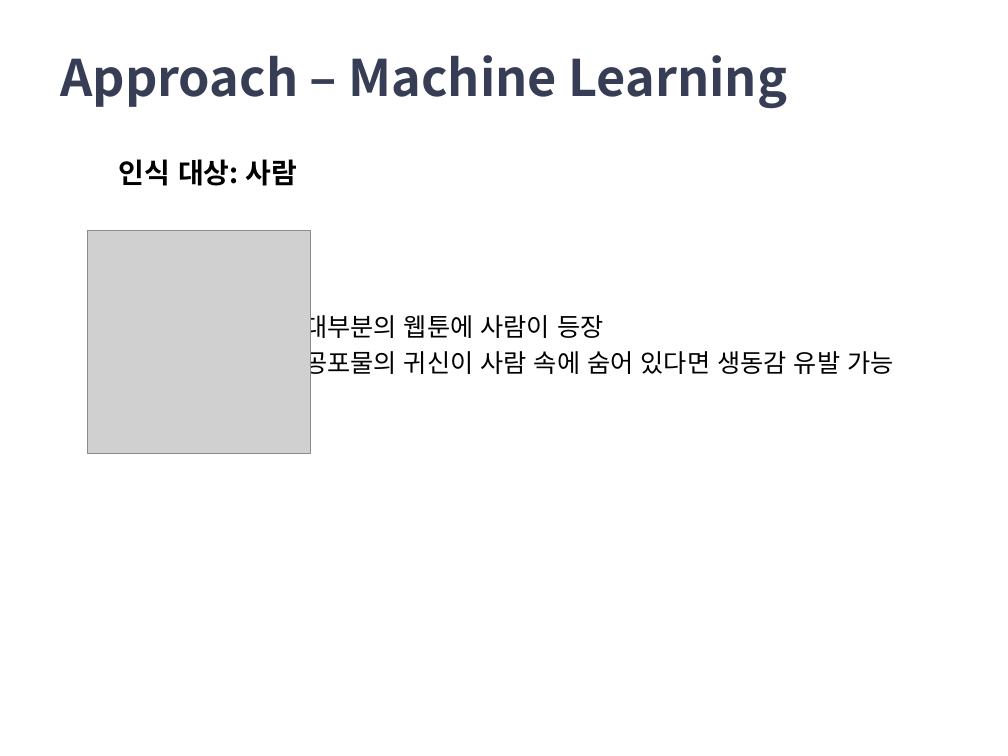
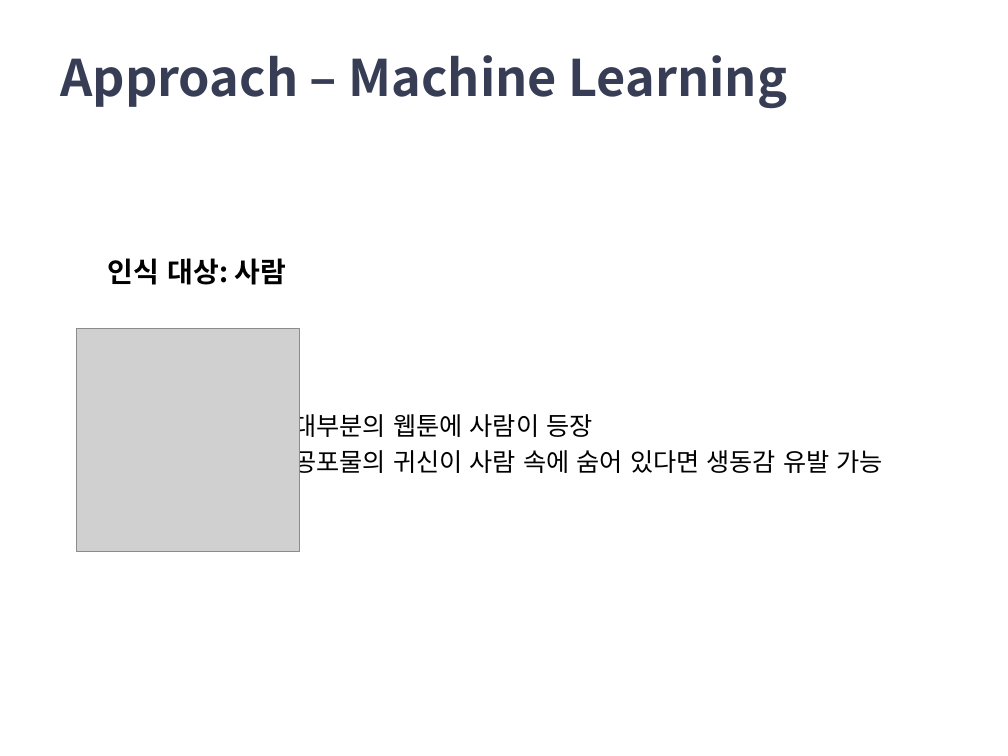
Before and after one commit to Jamjomjara/snu-artoon, a slide deck: slide 8 of artoon-spec.pptx (slide 7 before the commit). Drawn at 1008x756 pixels with LibreOffice and Linux fonts; fonts in the diff are those of the drawing; grey boxes stand for pictures. Boxes give left, top, right and bottom in pixels: in the first picture for what was removed or moved away, otherwise in the second. Text is boxed around its words. In the diff, an @@ line names an element or a change of style, - is before the commit and + after.

```diff
--- a/artoon-spec.pptx
+++ b/artoon-spec.pptx
@@ 2 texts, 1 picture: place and size @@
-2 texts, 1 picture at bbox=[87, 159, 893, 453]
+2 texts, 1 picture at bbox=[77, 258, 883, 551]
```
Also in this commit, not shown: 3 other slides changed, 6 slides added, 4 slides removed.
